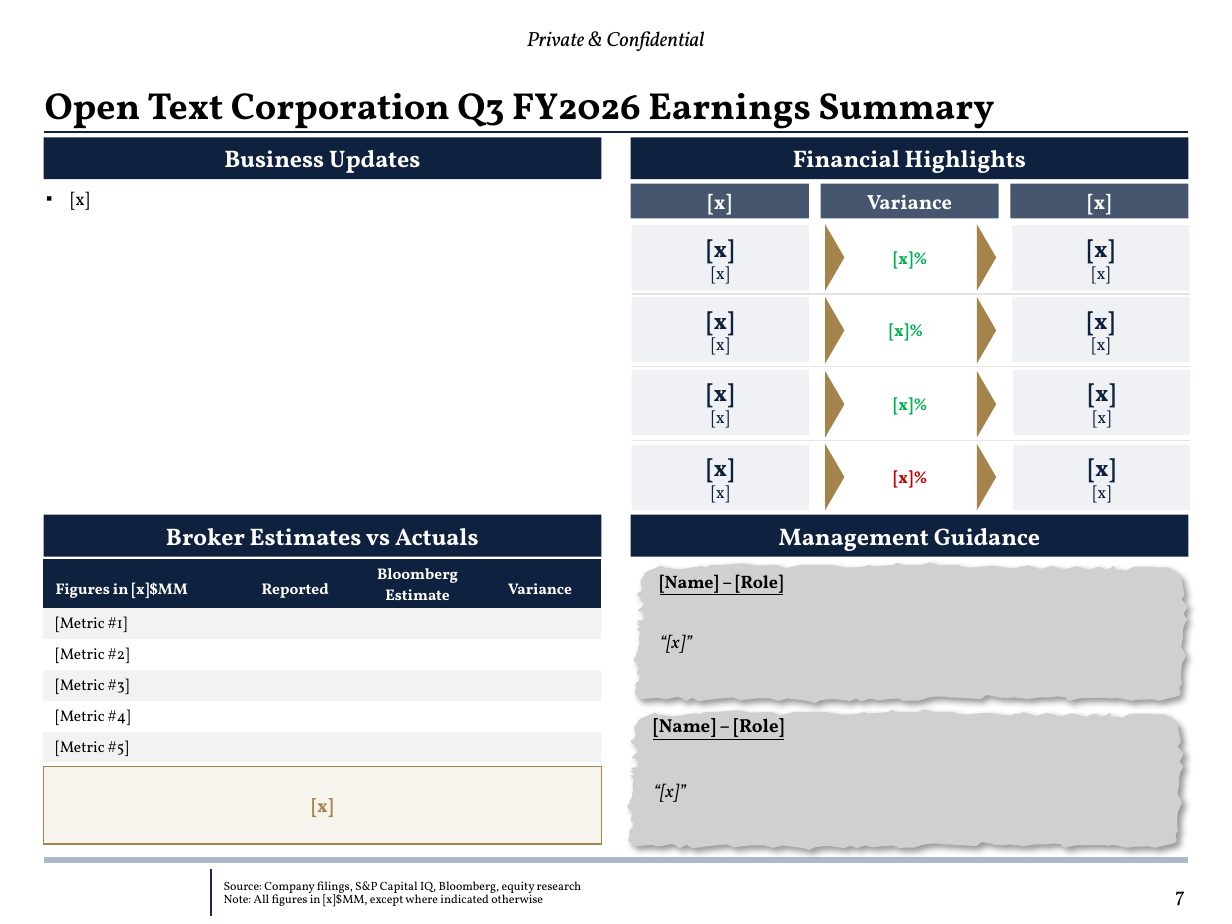
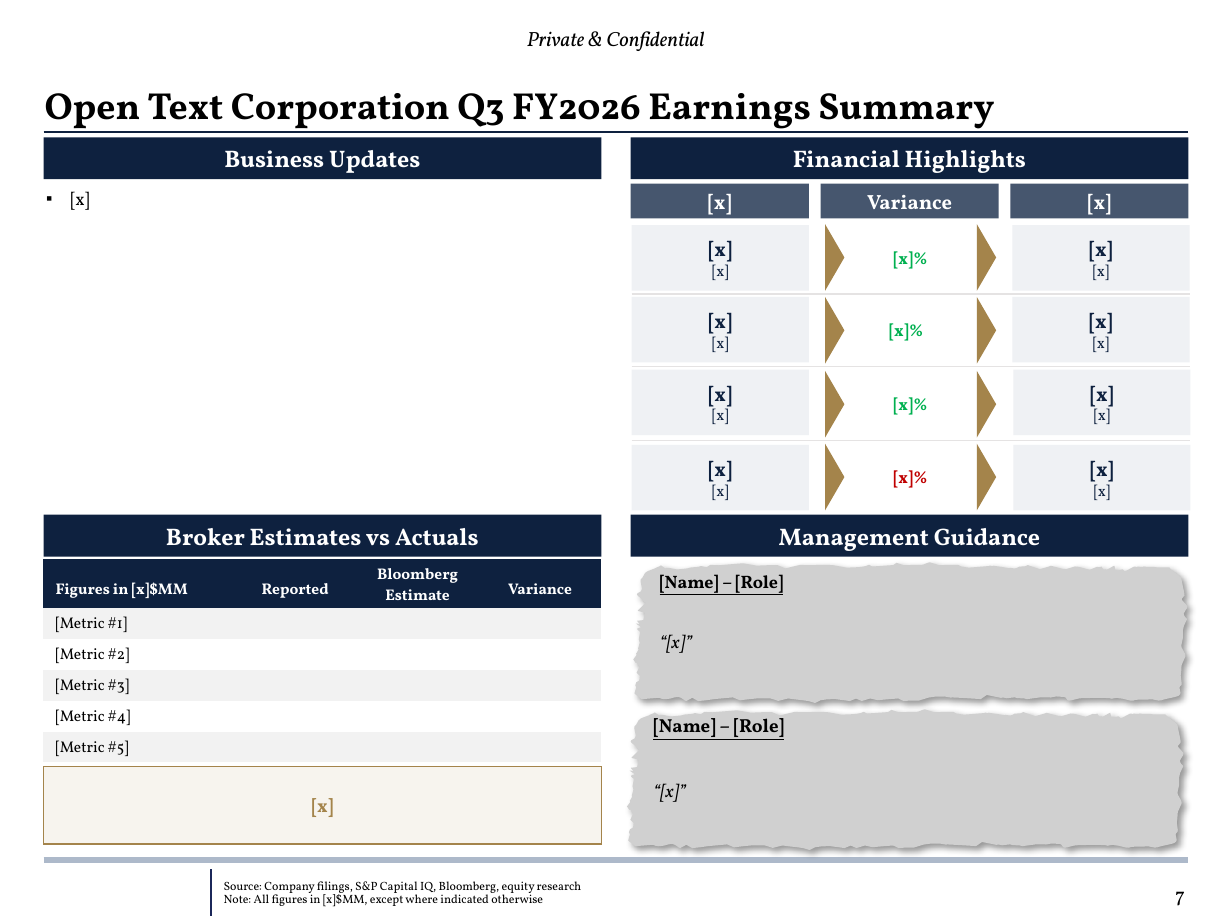
Before and after one commit to tatewilsonwork/infor-beta-test, a slide deck: slide 8 of infor-beta/templates/INFOR Slide Library.pptx. Drawn at 1232x924 pixels with LibreOffice and Linux fonts; fonts in the diff are those of the drawing; grey boxes stand for pictures; background and template pictures are left out. Boxes give left, top, right and bottom in pixels: in the first picture for what was removed or moved away, otherwise in the second. Text is boxed around its words. In the diff, an @@ line names an element or a change of style, - is before the commit and + after.

```diff
--- a/infor-beta/templates/INFOR Slide Library.pptx
+++ b/infor-beta/templates/INFOR Slide Library.pptx
@@ size 14 to 12 pt, size 10 to 9 pt in "[x]" in 8 elements at (632,225,809,291), (1013,225,1190,291), (1013,297,1190,362), (632,297,809,362), (632,370,809,435), (1014,370,1191,435), (632,445,809,510), (1014,445,1191,510) @@
```
Also in this commit, not shown: 1 other slide changed.
